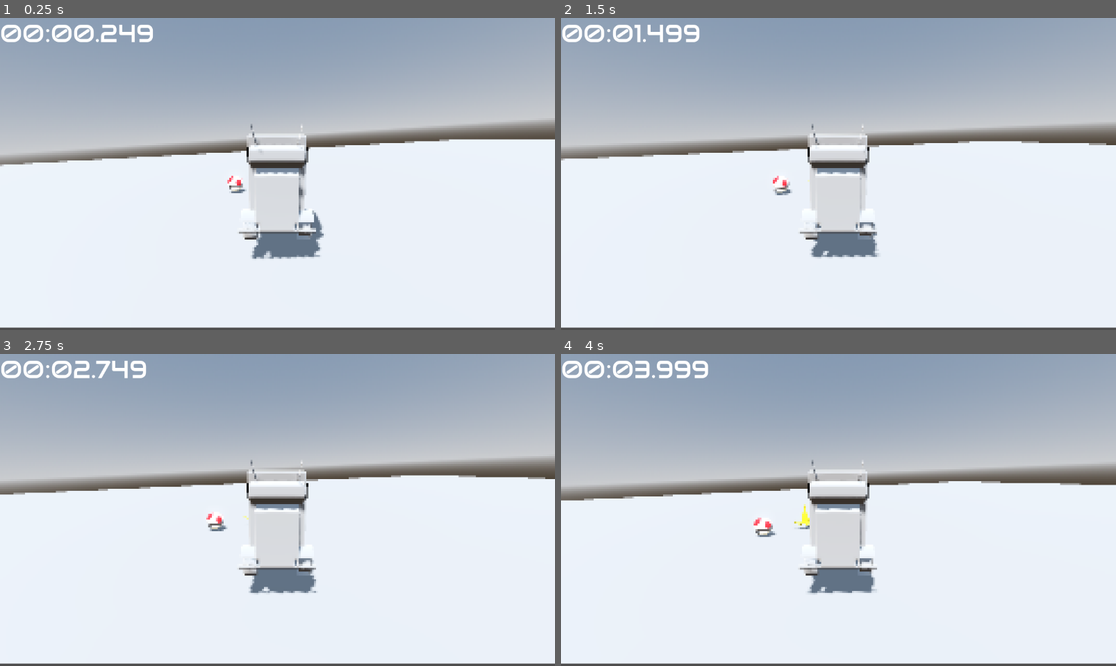
Above: before the commit, frames 1-4 (two rows, left to right).
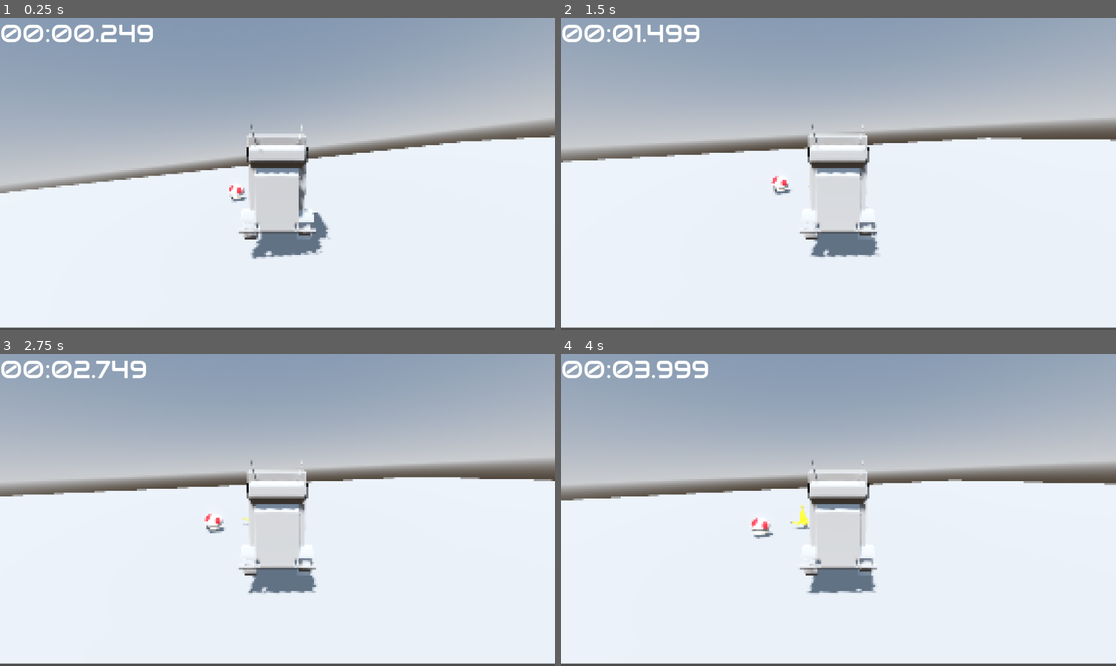
Above: after the commit, the same moments.

Repository: HyeG18/Juego-Carreras-Retro
Game: Godot game, scene res://scenes/game/pruebaMapar.tscn
Same seed, same stepped clock (60 frames per second), same inputs: the game is played once before the commit and once after it. This scene is started directly instead of the project's main scene.
Inputs (mouse positions are in pixels of both pictures, inside the frame that each line leads up to):
- Up to frame 1 (0.25 s): no input
- Up to frame 2 (1.5 s): tap Enter (ui_accept) at 0.5, 0.77 s; move the mouse to (866, 174) at 0.52 s; hold D (derecha) 0.53-1.28 s; tap W (acelerar) at 0.6 s; move the mouse to (810, 174) at 1.27 s; hold A (izquierda) from 1.28 s (still down); tap S (retroceder) at 1.35 s
- Up to frame 3 (2.75 s): tap Enter (ui_accept) at 1.52 s; move the mouse to (288, 503) at 2.02 s; release A (izquierda) at 2.03 s; hold D (derecha) from 2.03 s (still down); tap W (acelerar) at 2.1 s
- Up to frame 4 (4 s): move the mouse to (832, 516) at 2.77 s; tap S (retroceder) at 2.85 s; tap Enter (ui_accept) at 3.02, 3.77 s; move the mouse to (877, 513) at 3.52 s; release D (derecha) at 3.53 s; hold A (izquierda) from 3.53 s (still down); tap W (acelerar) at 3.6 s

The runs differ from the first frame. In frame 1, 7.3% of the frame differs, in the area x 0-100%, y 33-78%; in frame 2, 2.3%; in frame 3, 1.7%; in frame 4, 0.9%.

Commit message:
Fix: Vehicle Physics

Diff:
--- a/scenes/game/Mundo.tscn
+++ b/scenes/game/Mundo.tscn
@@ -1,9 +1,8 @@
-[gd_scene load_steps=9 format=3 uid="uid://b0bc6fa4urger"]
+[gd_scene load_steps=8 format=3 uid="uid://b0bc6fa4urger"]
 
-[ext_resource type="PackedScene" path="res://scenes/game/power_up_honguito.tscn" id="2_t54x5"]
+[ext_resource type="PackedScene" uid="uid://brpt4wnfb70sf" path="res://scenes/game/power_up_honguito.tscn" id="2_t54x5"]
 [ext_resource type="PackedScene" uid="uid://dl6k1lffi3njb" path="res://scenes/game/Vehiculo.tscn" id="3_7qphv"]
-[ext_resource type="PackedScene" path="res://scenes/game/banana.tscn" id="3_dmp64"]
-[ext_resource type="PackedScene" uid="uid://31otwn4nd158" path="res://assets/maps/mapa.glb" id="4_7qphv"]
+[ext_resource type="PackedScene" uid="uid://ds6d62uih0hle" path="res://scenes/game/banana.tscn" id="3_dmp64"]
 
 [sub_resource type="ProceduralSkyMaterial" id="ProceduralSkyMaterial_xsxc0"]
 sky_horizon_color = Color(0.662243, 0.671743, 0.686743, 1)
@@ -92,10 +91,20 @@
 transform = Transform3D(1, 0, 0, 0, 1, 0, 0, 0, 1, -0.142087, -0.085351, 17.2896)
 
 [node name="Nissan GTR" parent="." instance=ExtResource("3_7qphv")]
-transform = Transform3D(0.994101, 0.0164577, -0.107204, -0.0163628, 0.999865, 0.00176457, 0.107219, 0, 0.994235, 0.575312, 0.781736, 10.1662)
+transform = Transform3D(0.994101, 0.0164577, -0.107204, -0.0163628, 0.999865, 0.00176457, 0.107219, 0, 0.994235, 0.569, 0, 10.166)
 
-[node name="Map" parent="." instance=ExtResource("4_7qphv")]
+[node name="Map" parent="."]
+_import_path = NodePath("")
+unique_name_in_owner = false
+process_mode = 0
+process_priority = 0
+process_physics_priority = 0
+process_thread_group = 0
+physics_interpolation_mode = 0
+auto_translate_mode = 0
+editor_description = ""
 transform = Transform3D(1, 0, 0, 0, 1, 0, 0, 0, 1, -12.9296, 18.5917, 80.9195)
+script = null
 
 [node name="InvisibleWalls" type="StaticBody3D" parent="."]
 script = SubResource("GDScript_dmp64")
